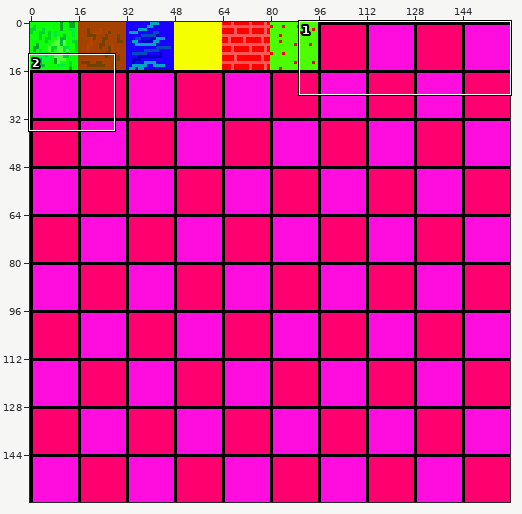
Sprite sheet, stored at assets/tiles/testtile.png. Above, an overview of the earlier version with the close-up marked.
Close-up. The starting point:
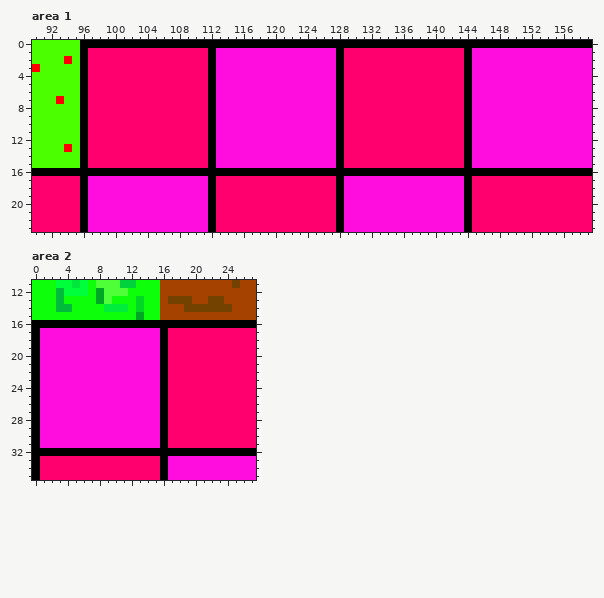
The file is 160x160 pixels. Shown: area 1: x 90..159, y 0..23; area 2: x 0..27, y 11..35.
Now the later version:
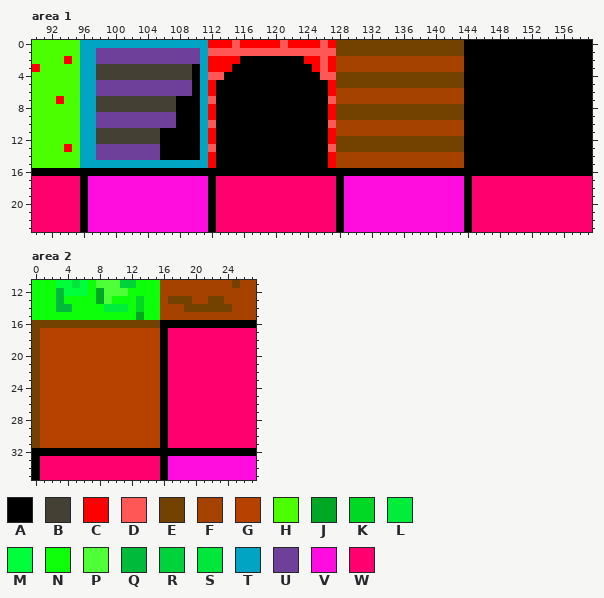
Palette (. is transparent): A #000000  B #444134  C #ff0000  D #ff5656  E #744200  F #a54200  G #b74200  H #4cff00  J #00a725  K #00d825  L #00ed3b  M #00ff3b  N #0eff0a  P #4fff38  Q #00ba3b  R #00d23b  S #00e73b  T #01a4c3  U #6f409a  V #ff0cde  W #ff006e
Difference:
--- area 1
@@ x 90..159 @@
- 0 HHHHHHAAAAAAAAAAAAAAAAAAAAAAAAAAAAAAAAAAAAAAAAAAAAAAAAAAAAAAAAAAAAAAAA
- 1 HHHHHHAWWWWWWWWWWWWWWWAVVVVVVVVVVVVVVVAWWWWWWWWWWWWWWWAVVVVVVVVVVVVVVV
- 2 HHHHCHAWWWWWWWWWWWWWWWAVVVVVVVVVVVVVVVAWWWWWWWWWWWWWWWAVVVVVVVVVVVVVVV
- 3 CHHHHHAWWWWWWWWWWWWWWWAVVVVVVVVVVVVVVVAWWWWWWWWWWWWWWWAVVVVVVVVVVVVVVV
- 4 HHHHHHAWWWWWWWWWWWWWWWAVVVVVVVVVVVVVVVAWWWWWWWWWWWWWWWAVVVVVVVVVVVVVVV
- 5 HHHHHHAWWWWWWWWWWWWWWWAVVVVVVVVVVVVVVVAWWWWWWWWWWWWWWWAVVVVVVVVVVVVVVV
- 6 HHHHHHAWWWWWWWWWWWWWWWAVVVVVVVVVVVVVVVAWWWWWWWWWWWWWWWAVVVVVVVVVVVVVVV
- 7 HHHCHHAWWWWWWWWWWWWWWWAVVVVVVVVVVVVVVVAWWWWWWWWWWWWWWWAVVVVVVVVVVVVVVV
- 8 HHHHHHAWWWWWWWWWWWWWWWAVVVVVVVVVVVVVVVAWWWWWWWWWWWWWWWAVVVVVVVVVVVVVVV
- 9 HHHHHHAWWWWWWWWWWWWWWWAVVVVVVVVVVVVVVVAWWWWWWWWWWWWWWWAVVVVVVVVVVVVVVV
-10 HHHHHHAWWWWWWWWWWWWWWWAVVVVVVVVVVVVVVVAWWWWWWWWWWWWWWWAVVVVVVVVVVVVVVV
-11 HHHHHHAWWWWWWWWWWWWWWWAVVVVVVVVVVVVVVVAWWWWWWWWWWWWWWWAVVVVVVVVVVVVVVV
-12 HHHHHHAWWWWWWWWWWWWWWWAVVVVVVVVVVVVVVVAWWWWWWWWWWWWWWWAVVVVVVVVVVVVVVV
-13 HHHHCHAWWWWWWWWWWWWWWWAVVVVVVVVVVVVVVVAWWWWWWWWWWWWWWWAVVVVVVVVVVVVVVV
-14 HHHHHHAWWWWWWWWWWWWWWWAVVVVVVVVVVVVVVVAWWWWWWWWWWWWWWWAVVVVVVVVVVVVVVV
-15 HHHHHHAWWWWWWWWWWWWWWWAVVVVVVVVVVVVVVVAWWWWWWWWWWWWWWWAVVVVVVVVVVVVVVV
+ 0 HHHHHHTTTTTTTTTTTTTTTTCCCDCCCCCDCCCCDCEEEEEEEEEEEEEEEEAAAAAAAAAAAAAAAA
+ 1 HHHHHHTTUUUUUUUUUUUUUTDDDDDDDDDDDDDDDDEEEEEEEEEEEEEEEEAAAAAAAAAAAAAAAA
+ 2 HHHHCHTTUUUUUUUUUUUUUTCCCCAAAAAAAACCDCFFFFFFFFFFFFFFFFAAAAAAAAAAAAAAAA
+ 3 CHHHHHTTBBBBBBBBBBBBATCCCAAAAAAAAAACDCFFFFFFFFFFFFFFFFAAAAAAAAAAAAAAAA
+ 4 HHHHHHTTBBBBBBBBBBBBATDDAAAAAAAAAAAADDEEEEEEEEEEEEEEEEAAAAAAAAAAAAAAAA
+ 5 HHHHHHTTUUUUUUUUUUUUATCAAAAAAAAAAAAAACEEEEEEEEEEEEEEEEAAAAAAAAAAAAAAAA
+ 6 HHHHHHTTUUUUUUUUUUUUATCAAAAAAAAAAAAAACFFFFFFFFFFFFFFFFAAAAAAAAAAAAAAAA
+ 7 HHHCHHTTBBBBBBBBBBAAATDAAAAAAAAAAAAAADFFFFFFFFFFFFFFFFAAAAAAAAAAAAAAAA
+ 8 HHHHHHTTBBBBBBBBBBAAATCAAAAAAAAAAAAAACEEEEEEEEEEEEEEEEAAAAAAAAAAAAAAAA
+ 9 HHHHHHTTUUUUUUUUUUAAATCAAAAAAAAAAAAAACEEEEEEEEEEEEEEEEAAAAAAAAAAAAAAAA
+10 HHHHHHTTUUUUUUUUUUAAATDAAAAAAAAAAAAAADFFFFFFFFFFFFFFFFAAAAAAAAAAAAAAAA
+11 HHHHHHTTBBBBBBBBAAAAATCAAAAAAAAAAAAAACFFFFFFFFFFFFFFFFAAAAAAAAAAAAAAAA
+12 HHHHHHTTBBBBBBBBAAAAATCAAAAAAAAAAAAAACEEEEEEEEEEEEEEEEAAAAAAAAAAAAAAAA
+13 HHHHCHTTUUUUUUUUAAAAATDAAAAAAAAAAAAAADEEEEEEEEEEEEEEEEAAAAAAAAAAAAAAAA
+14 HHHHHHTTUUUUUUUUAAAAATCAAAAAAAAAAAAAACFFFFFFFFFFFFFFFFAAAAAAAAAAAAAAAA
+15 HHHHHHTTTTTTTTTTTTTTTTCAAAAAAAAAAAAAACFFFFFFFFFFFFFFFFAAAAAAAAAAAAAAAA
 16 AAAAAAAAAAAAAAAAAAAAAAAAAAAAAAAAAAAAAAAAAAAAAAAAAAAAAAAAAAAAAAAAAAAAAA
--- area 2
@@ x 0..17 @@
 15 NNNNNNNNNNNNNJNNFF
-16 AAAAAAAAAAAAAAAAAA
-17 AVVVVVVVVVVVVVVVAW
-18 AVVVVVVVVVVVVVVVAW
-19 AVVVVVVVVVVVVVVVAW
-20 AVVVVVVVVVVVVVVVAW
-21 AVVVVVVVVVVVVVVVAW
-22 AVVVVVVVVVVVVVVVAW
-23 AVVVVVVVVVVVVVVVAW
-24 AVVVVVVVVVVVVVVVAW
-25 AVVVVVVVVVVVVVVVAW
-26 AVVVVVVVVVVVVVVVAW
-27 AVVVVVVVVVVVVVVVAW
-28 AVVVVVVVVVVVVVVVAW
-29 AVVVVVVVVVVVVVVVAW
-30 AVVVVVVVVVVVVVVVAW
-31 AVVVVVVVVVVVVVVVAW
+16 EEEEEEEEEEEEEEEEAA
+17 EGGGGGGGGGGGGGGGAW
+18 EGGGGGGGGGGGGGGGAW
+19 EGGGGGGGGGGGGGGGAW
+20 EGGGGGGGGGGGGGGGAW
+21 EGGGGGGGGGGGGGGGAW
+22 EGGGGGGGGGGGGGGGAW
+23 EGGGGGGGGGGGGGGGAW
+24 EGGGGGGGGGGGGGGGAW
+25 EGGGGGGGGGGGGGGGAW
+26 EGGGGGGGGGGGGGGGAW
+27 EGGGGGGGGGGGGGGGAW
+28 EGGGGGGGGGGGGGGGAW
+29 EGGGGGGGGGGGGGGGAW
+30 EGGGGGGGGGGGGGGGAW
+31 EGGGGGGGGGGGGGGGAW
 32 AAAAAAAAAAAAAAAAAA
